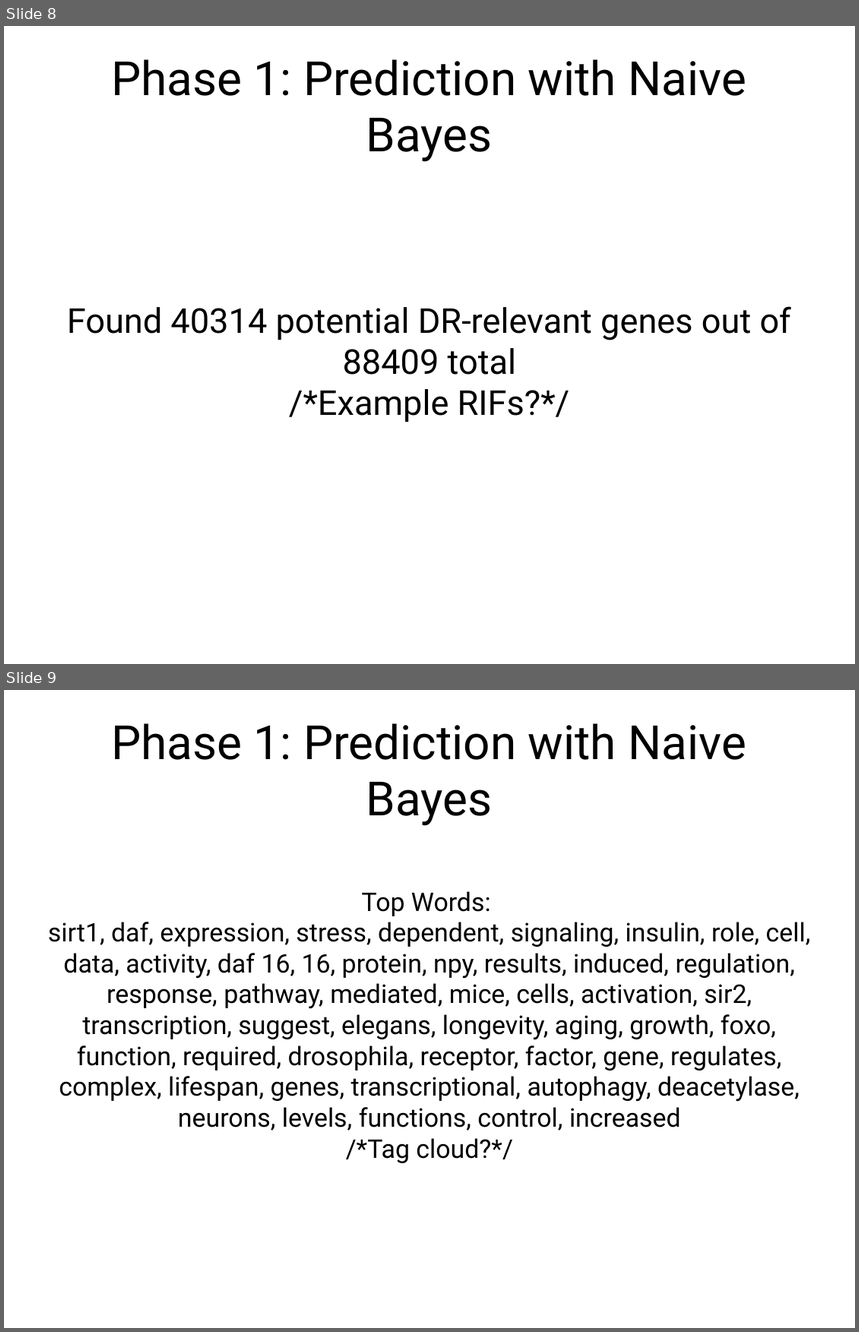
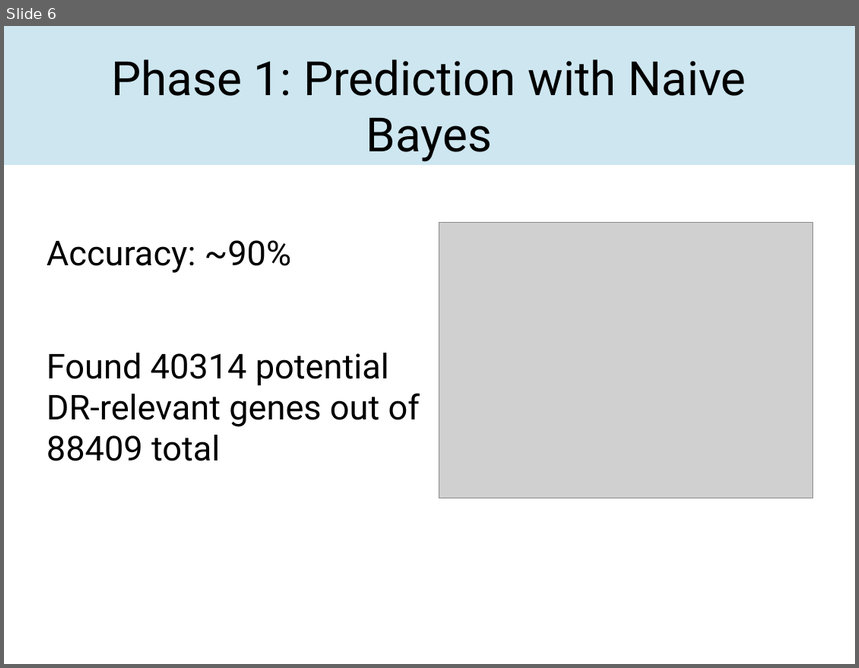
Before and after one commit to DeepwaterCreations/genDR-generif-analysis, a slide deck: presentation.odp. Shown one above the other, each under a label of ours: slides 8 and 9 before the commit, slide 6 after it. The pictures are 859x1332 and 859x668 pixels, drawn with LibreOffice and Linux fonts; fonts in the diff are those of the drawing; grey boxes stand for pictures. Boxes give left, top, right and bottom in pixels: in the first picture for what was removed or moved away, otherwise in the second. Text is boxed around its words. In the diff, an @@ line names an element or a change of style, - is before the commit and + after.

```diff
--- a/presentation.odp
+++ b/presentation.odp
@@ slide 9 removed at (x1=4, y1=690, x2=855, y2=1328), background #FFFFFF @@
@@ title removed at (x1=112, y1=723, x2=747, y2=826) @@
-Phase 1: Prediction with Naive Bayes
@@ subtitle removed at (x1=48, y1=891, x2=811, y2=1163) @@
-Top Words:
-sirt1, daf, expression, stress, dependent, signaling, insulin, role, cell, data, activity, daf 16, 16, protein, npy, results, induced, regulation, response, pathway, mediated, mice, cells, activation, sir2, transcription, suggest, elegans, longevity, aging, growth, foxo, function, required, drosophila, receptor, factor, gene, regulates, complex, lifespan, genes, transcriptional, autophagy, deacetylase, neurons, levels, functions, control, increased
-/*Tag cloud?*/
@@ what was slide 8 is now slide 6 @@
@@ slide 6 changed as well @@
@@ rectangle added at (x1=4, y1=26, x2=855, y2=165), fill #CDE6F0 @@
@@ text "Accuracy: ~90%" at (x1=47, y1=240, x2=420, y2=461): vertical alignment middle to top @@
@@ picture added at (x1=439, y1=222, x2=813, y2=499) @@
@@ text at (x1=47, y1=240, x2=292, y2=273): paragraph added @@
+Accuracy: ~90%
@@ text at (x1=47, y1=353, x2=420, y2=461): alignment centre to left; more space between paragraphs @@
@@ text at (x1=289, y1=389, x2=570, y2=423): paragraph removed @@
-/*Example RIFs?*/
```
Also in this commit, not shown: 6 other slides changed, 2 slides added, 3 other slides removed.
